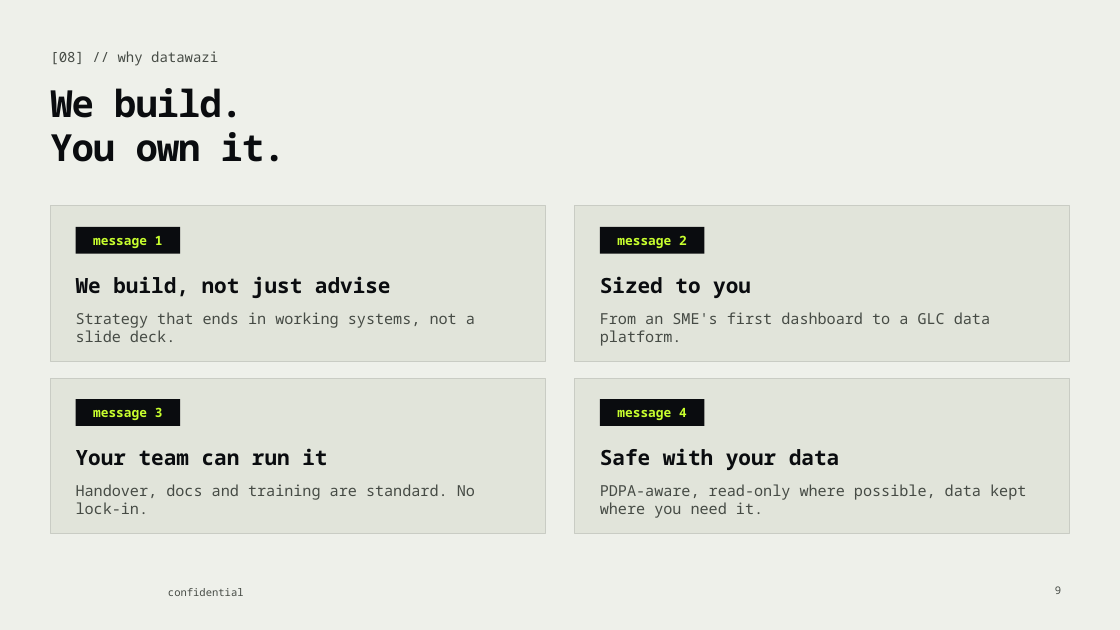
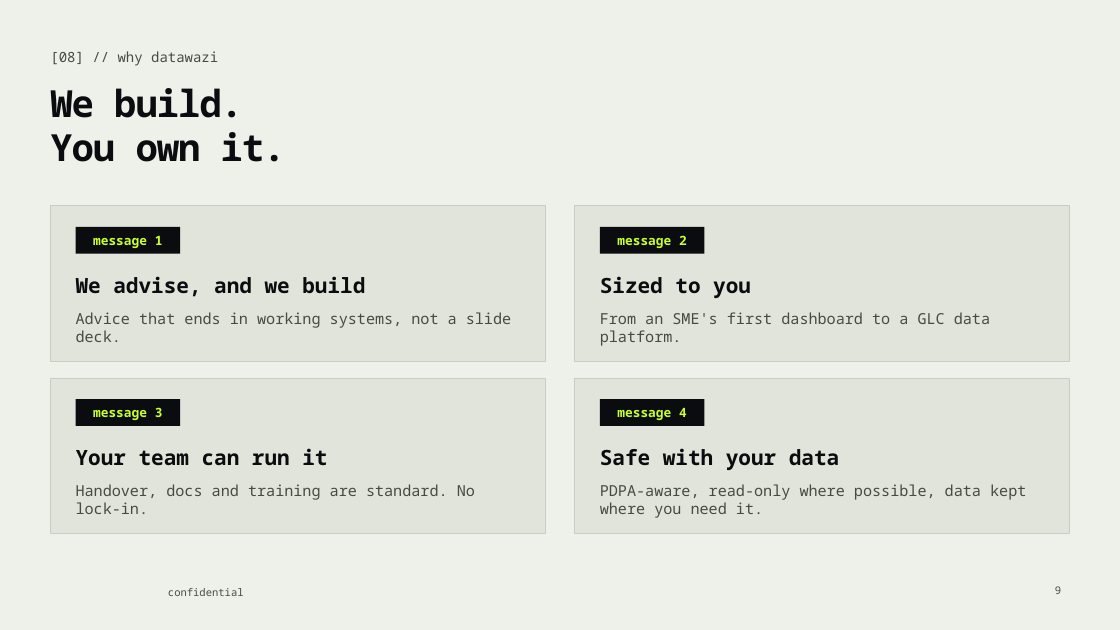
Before and after one commit to boshwazi/datawazi, a slide deck: slide 9 of sales/deck/Datawazi_Capabilities_Deck.pptx. Drawn at 1120x630 pixels with LibreOffice and Linux fonts; fonts in the diff are those of the drawing; background and template pictures are left out. Boxes give left, top, right and bottom in pixels: in the first picture for what was removed or moved away, otherwise in the second. Text is boxed around its words. In the diff, an @@ line names an element or a change of style, - is before the commit and + after.

```diff
--- a/sales/deck/Datawazi_Capabilities_Deck.pptx
+++ b/sales/deck/Datawazi_Capabilities_Deck.pptx
@@ text at bbox=[76, 276, 365, 297]: text changed @@
-We build, not just advise
+We advise, and we build
@@ text at bbox=[76, 312, 511, 342]: text changed @@
-Strategy that ends in working systems, not a slide deck.
+Advice that ends in working systems, not a slide deck.
```
Also in this commit, not shown: 2 other slides changed, 49 other files.
